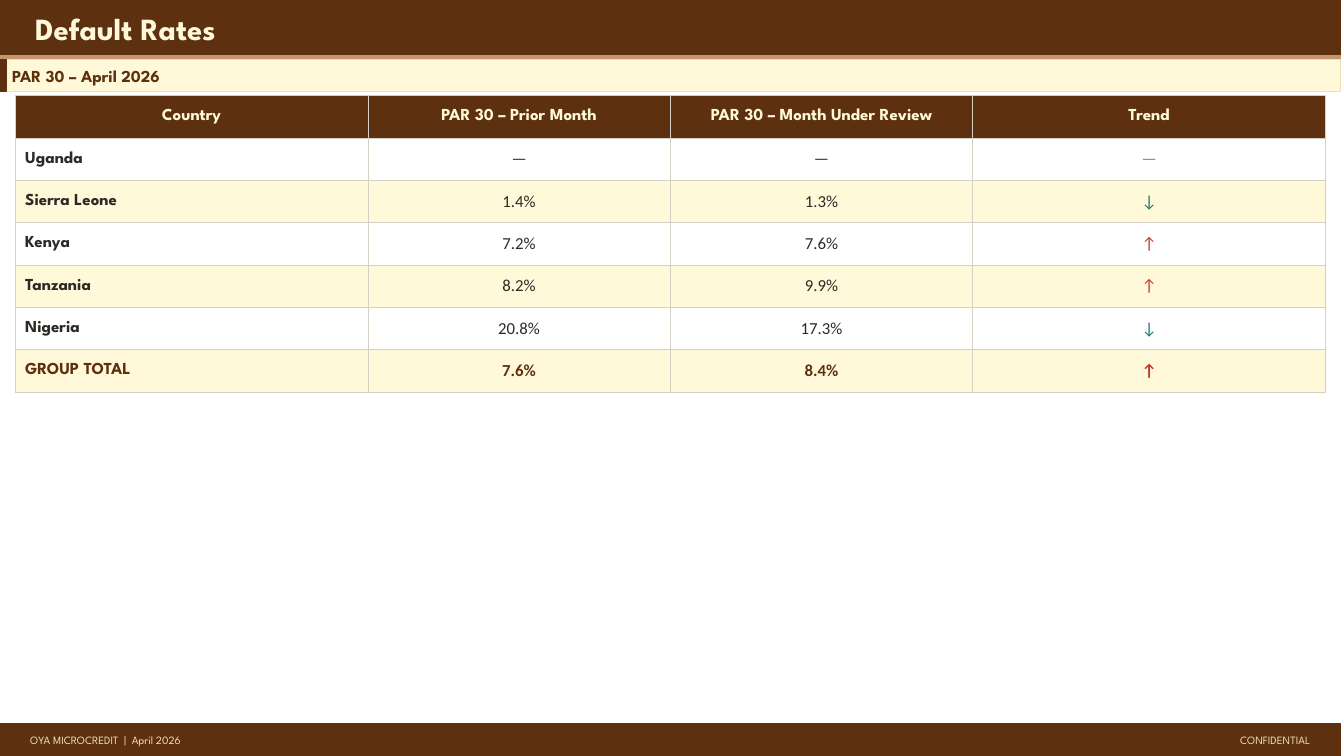
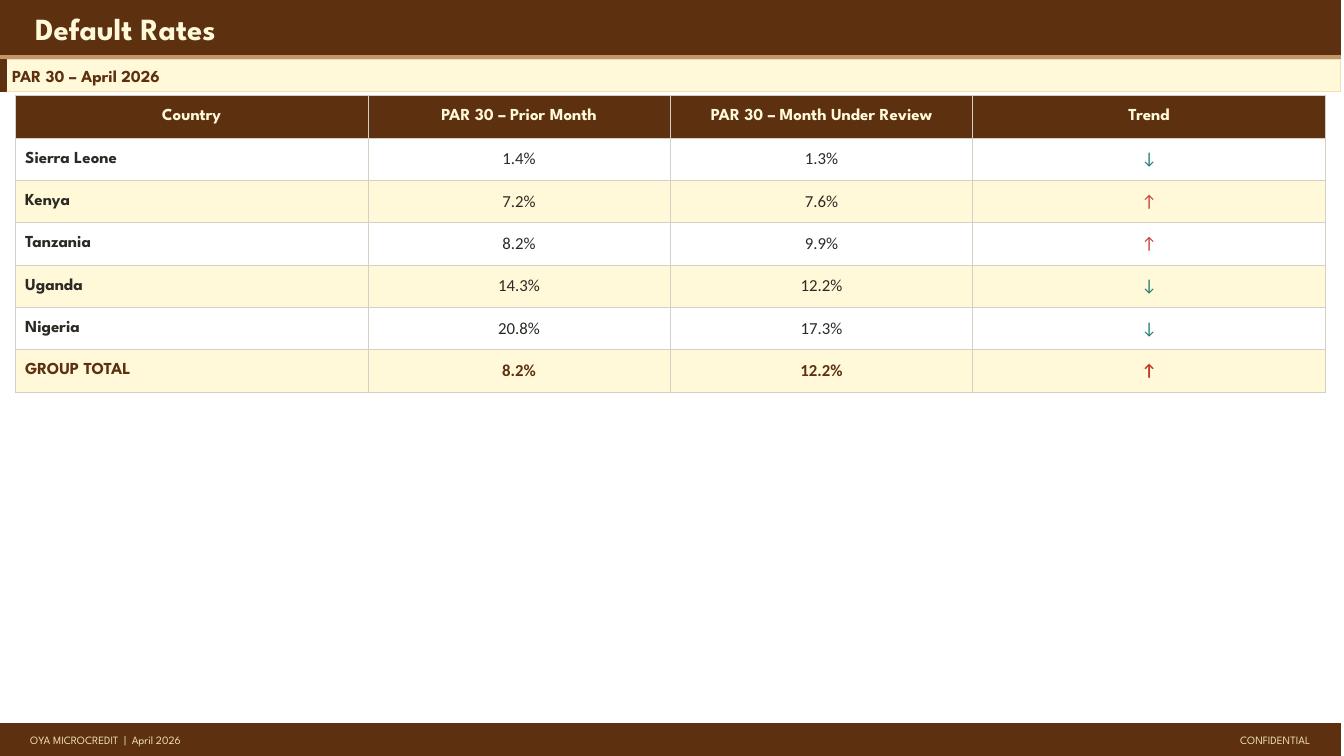
Before and after one commit to ikyei/oya-monthly, a slide deck: slide 9 of reports/2026-04.pptx. Drawn at 1344x756 pixels with LibreOffice and Linux fonts; fonts in the diff are those of the drawing. Boxes give left, top, right and bottom in pixels: in the first picture for what was removed or moved away, otherwise in the second. Text is boxed around its words. In the diff, an @@ line names an element or a change of style, - is before the commit and + after.

```diff
--- a/reports/2026-04.pptx
+++ b/reports/2026-04.pptx
@@ table at (15, 96, 1326, 380) @@
-row 2: Uganda | — | — | —
+row 5: Uganda | 14.3% | 12.2% | ↓
-row 7, column 2: 7.6%
+row 7, column 2: 8.2%
-row 7, column 3: 8.4%
+row 7, column 3: 12.2%
```
Also in this commit, not shown: 11 other slides changed, 4 other files.
